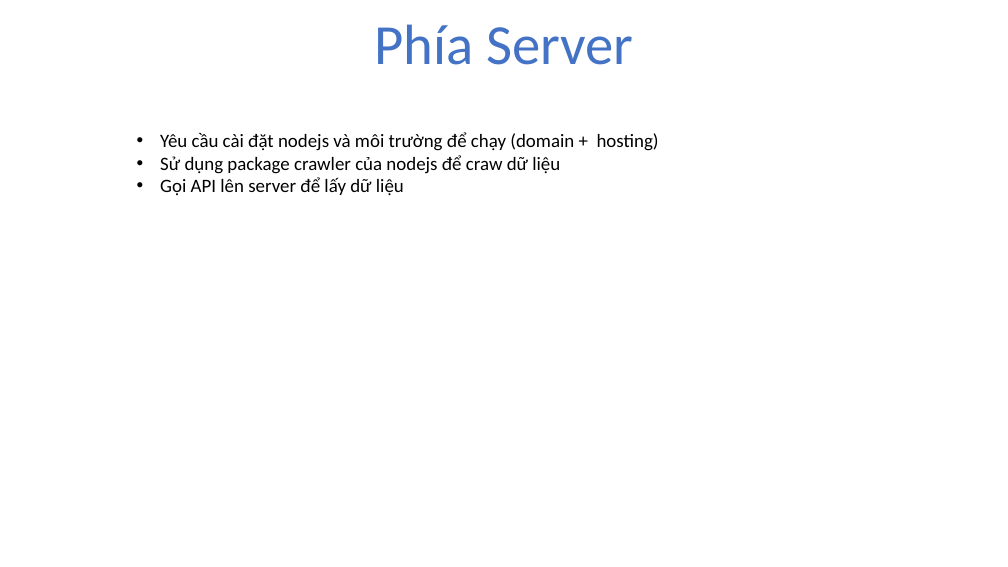
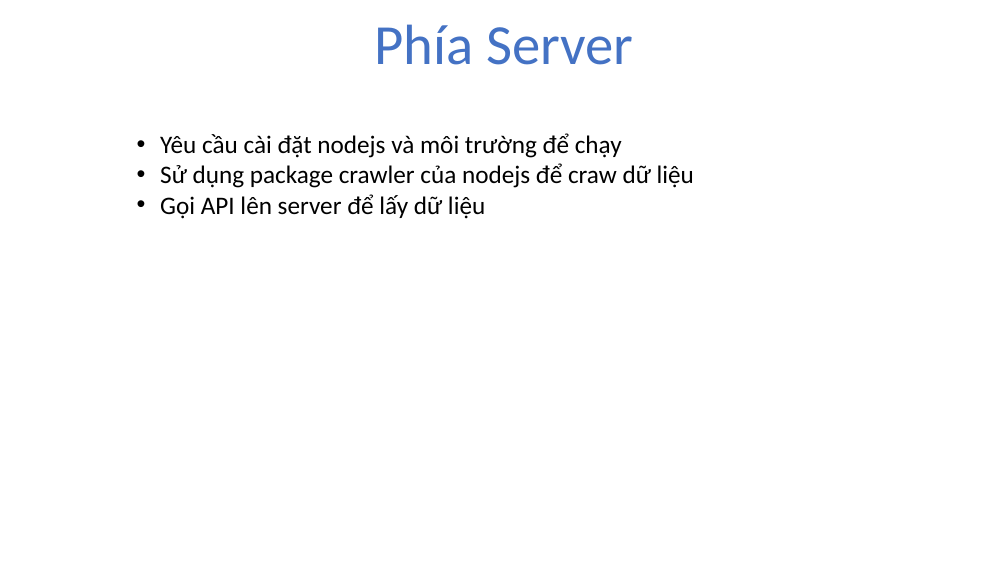
Before and after one commit to hoangnam1997/android, a slide deck: slide 10 of document/file_thuyet_trinh.pptx. Drawn at 1008x567 pixels with LibreOffice and Linux fonts; fonts in the diff are those of the drawing; background and template pictures are left out. Boxes give left, top, right and bottom in pixels: in the first picture for what was removed or moved away, otherwise in the second. Text is boxed around its words. In the diff, an @@ line names an element or a change of style, - is before the commit and + after.

```diff
--- a/document/file_thuyet_trinh.pptx
+++ b/document/file_thuyet_trinh.pptx
@@ text at box(160, 133, 622, 158): text changed; size 18 to 24 pt @@
-• Yêu cầu cài đặt nodejs và môi trường để chạy (domain + hosting)
+• Yêu cầu cài đặt nodejs và môi trường để chạy
@@ text at box(160, 163, 694, 219): size 18 to 24 pt in "Sử dụng package crawler của nodejs để ...", "Gọi API lên server để lấy dữ ..." @@
```
Also in this commit, not shown: 7 other slides changed, 2 other files.
